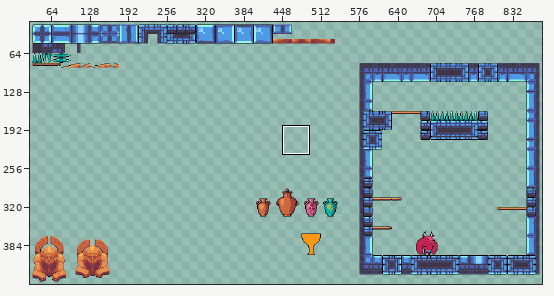
Two versions of one pixel-art file, reference/object_drafts.aseprite. Above, an overview of the earlier version with the close-up marked.
Close-up. First the earlier version:
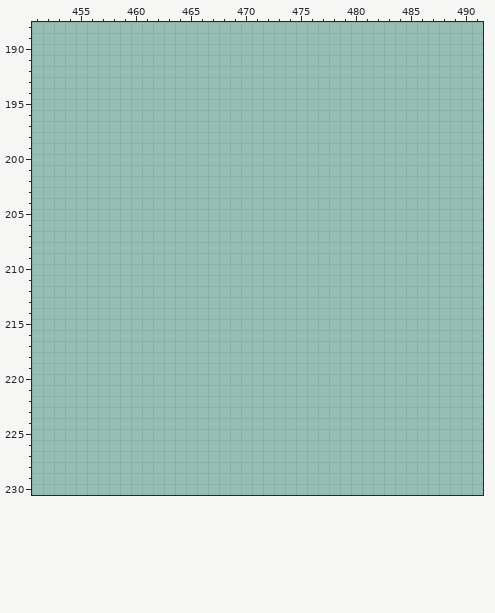
1024x512 pixels, 1 frame. Shown: x 451..491, y 188..230. The wide view leaves out empty margins.
After the commit:
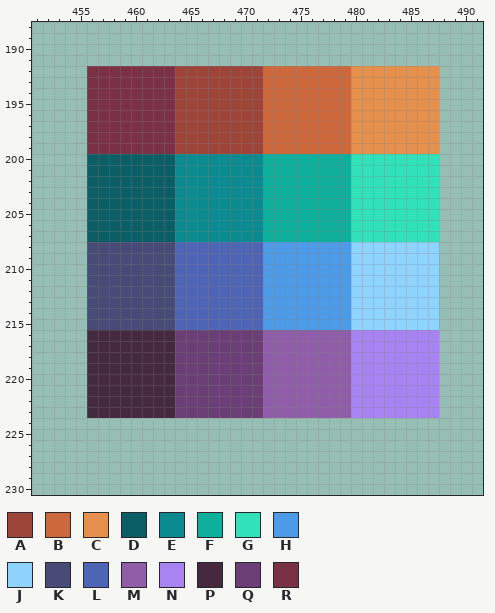
Palette (. is transparent): A #9e4539  B #cd683d  C #e6904e  D #0b5e65  E #0b8a8f  F #0eaf9b  G #30e1b9  H #4d9be6  J #8fd3ff  K #484a77  L #4d65b4  M #905ea9  N #a884f3  P #45293f  Q #6b3e75  R #7a3045
Changes in this commit:
--- layer "Layer 3"
@@ x 451..491 @@
 191 .........................................
-192 .........................................
-193 .........................................
-194 .........................................
-195 .........................................
-196 .........................................
-197 .........................................
-198 .........................................
-199 .........................................
-200 .........................................
-201 .........................................
-202 .........................................
-203 .........................................
-204 .........................................
-205 .........................................
-206 .........................................
-207 .........................................
-208 .........................................
-209 .........................................
-210 .........................................
-211 .........................................
-212 .........................................
-213 .........................................
-214 .........................................
-215 .........................................
-216 .........................................
-217 .........................................
-218 .........................................
-219 .........................................
-220 .........................................
-221 .........................................
-222 .........................................
-223 .........................................
+192 .....RRRRRRRRAAAAAAAABBBBBBBBCCCCCCCC....
+193 .....RRRRRRRRAAAAAAAABBBBBBBBCCCCCCCC....
+194 .....RRRRRRRRAAAAAAAABBBBBBBBCCCCCCCC....
+195 .....RRRRRRRRAAAAAAAABBBBBBBBCCCCCCCC....
+196 .....RRRRRRRRAAAAAAAABBBBBBBBCCCCCCCC....
+197 .....RRRRRRRRAAAAAAAABBBBBBBBCCCCCCCC....
+198 .....RRRRRRRRAAAAAAAABBBBBBBBCCCCCCCC....
+199 .....RRRRRRRRAAAAAAAABBBBBBBBCCCCCCCC....
+200 .....DDDDDDDDEEEEEEEEFFFFFFFFGGGGGGGG....
+201 .....DDDDDDDDEEEEEEEEFFFFFFFFGGGGGGGG....
+202 .....DDDDDDDDEEEEEEEEFFFFFFFFGGGGGGGG....
+203 .....DDDDDDDDEEEEEEEEFFFFFFFFGGGGGGGG....
+204 .....DDDDDDDDEEEEEEEEFFFFFFFFGGGGGGGG....
+205 .....DDDDDDDDEEEEEEEEFFFFFFFFGGGGGGGG....
+206 .....DDDDDDDDEEEEEEEEFFFFFFFFGGGGGGGG....
+207 .....DDDDDDDDEEEEEEEEFFFFFFFFGGGGGGGG....
+208 .....KKKKKKKKLLLLLLLLHHHHHHHHJJJJJJJJ....
+209 .....KKKKKKKKLLLLLLLLHHHHHHHHJJJJJJJJ....
+210 .....KKKKKKKKLLLLLLLLHHHHHHHHJJJJJJJJ....
+211 .....KKKKKKKKLLLLLLLLHHHHHHHHJJJJJJJJ....
+212 .....KKKKKKKKLLLLLLLLHHHHHHHHJJJJJJJJ....
+213 .....KKKKKKKKLLLLLLLLHHHHHHHHJJJJJJJJ....
+214 .....KKKKKKKKLLLLLLLLHHHHHHHHJJJJJJJJ....
+215 .....KKKKKKKKLLLLLLLLHHHHHHHHJJJJJJJJ....
+216 .....PPPPPPPPQQQQQQQQMMMMMMMMNNNNNNNN....
+217 .....PPPPPPPPQQQQQQQQMMMMMMMMNNNNNNNN....
+218 .....PPPPPPPPQQQQQQQQMMMMMMMMNNNNNNNN....
+219 .....PPPPPPPPQQQQQQQQMMMMMMMMNNNNNNNN....
+220 .....PPPPPPPPQQQQQQQQMMMMMMMMNNNNNNNN....
+221 .....PPPPPPPPQQQQQQQQMMMMMMMMNNNNNNNN....
+222 .....PPPPPPPPQQQQQQQQMMMMMMMMNNNNNNNN....
+223 .....PPPPPPPPQQQQQQQQMMMMMMMMNNNNNNNN....
 224 .........................................
Pixel boxes of the changes (left, top, right, bottom) in both close-ups:
added: (87, 66, 439, 418)
